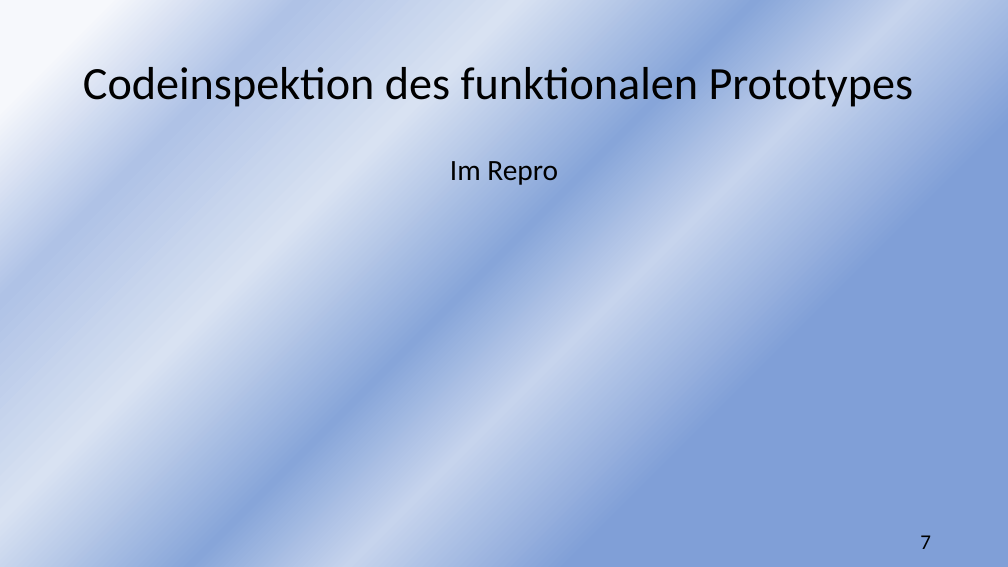
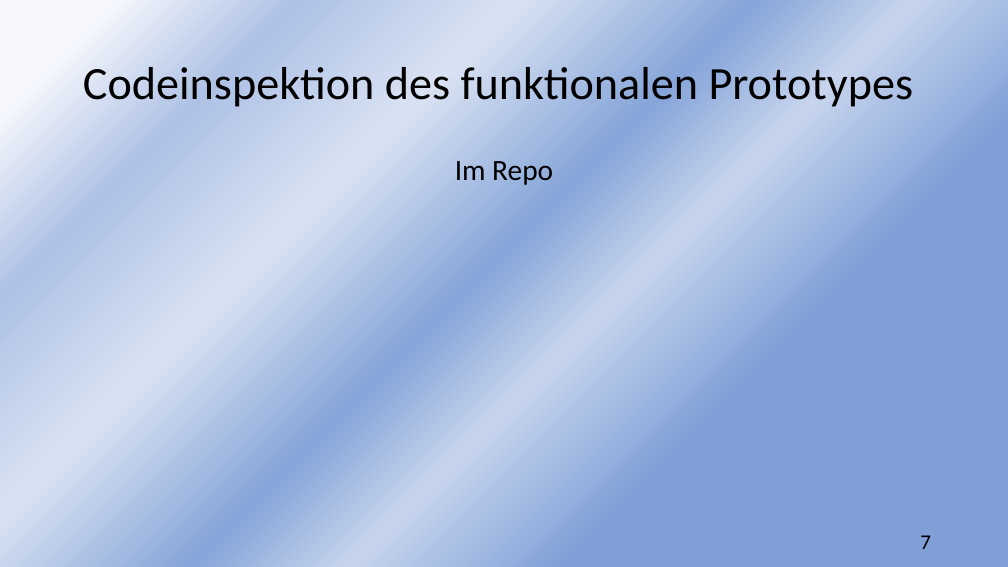
Before and after one commit to sebastiankoch10/EPWS2223HausenKochZimmer, a slide deck: slide 7 of Audits/EPWS2223HausenKochZimmer Audit 4.pptx. Drawn at 1008x567 pixels with LibreOffice and Linux fonts; fonts in the diff are those of the drawing. Boxes give left, top, right and bottom in pixels: in the first picture for what was removed or moved away, otherwise in the second. Text is boxed around its words. In the diff, an @@ line names an element or a change of style, - is before the commit and + after.

```diff
--- a/Audits/EPWS2223HausenKochZimmer Audit 4.pptx
+++ b/Audits/EPWS2223HausenKochZimmer Audit 4.pptx
@@ text at bbox=[455, 161, 553, 185]: text changed @@
-Im Repro
+Im Repo
```
Also in this commit, not shown: 3 other slides changed.
